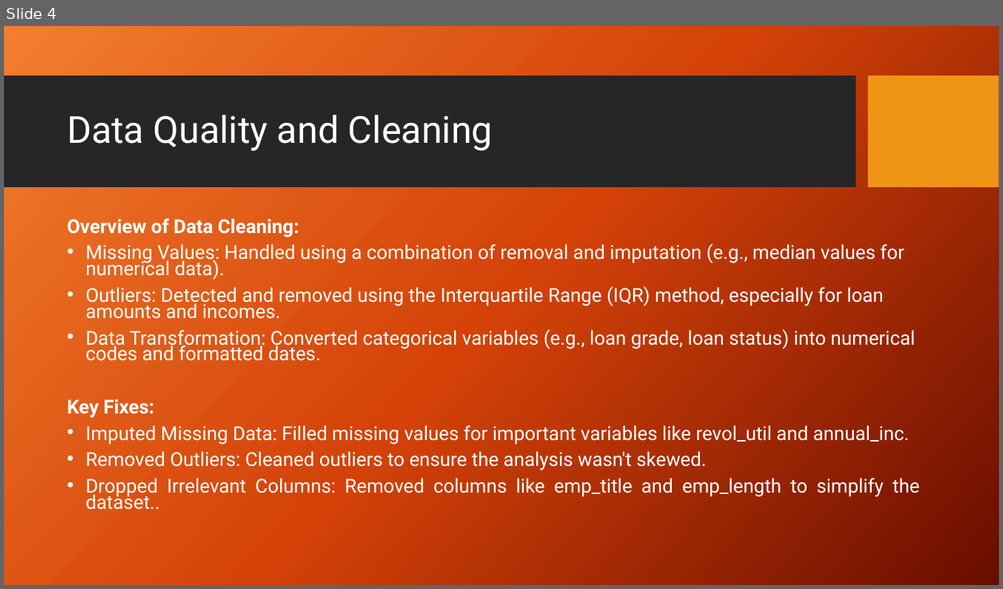
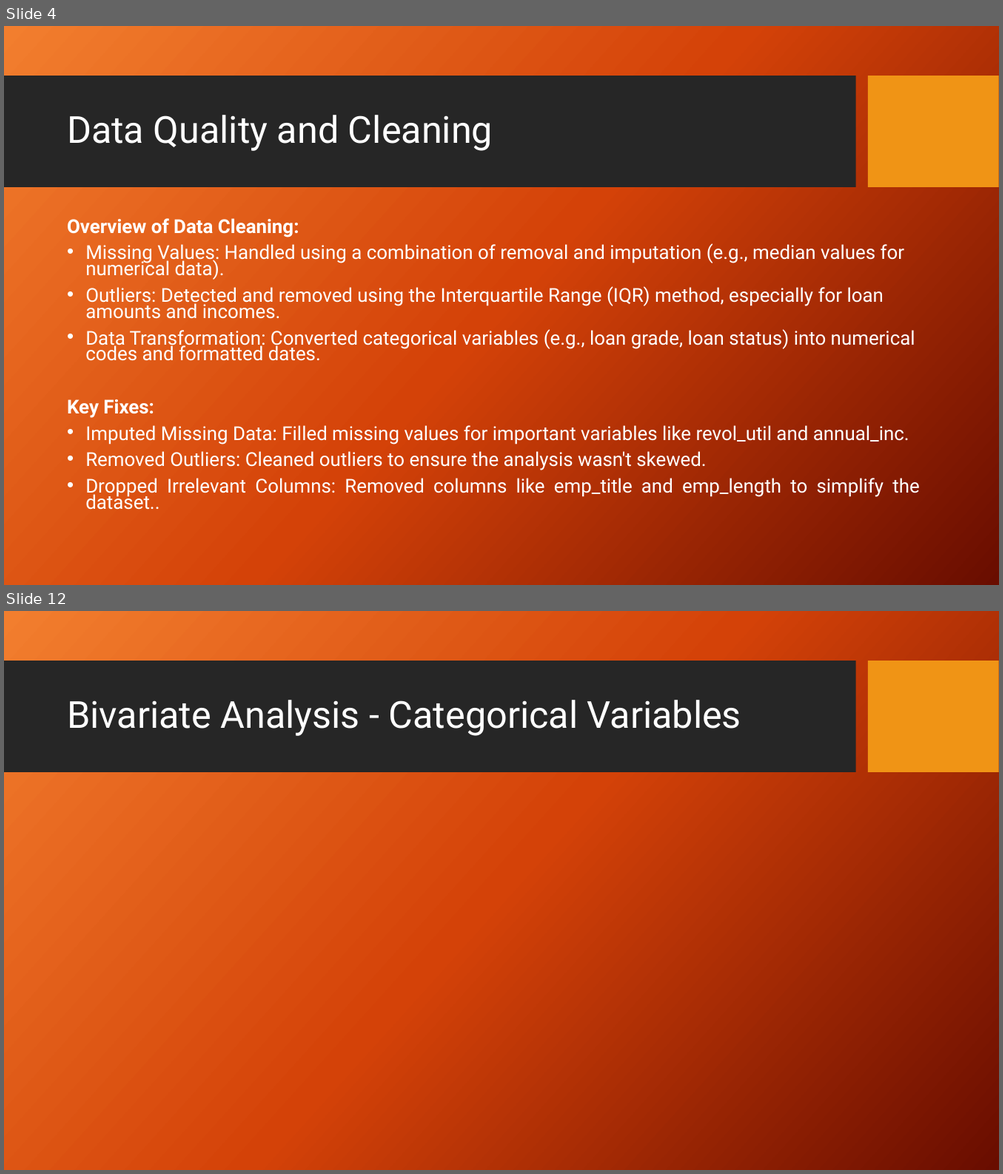
Before and after one commit to jafarijason/ds_001_lending_club_case_study, a slide deck: Presentation.pptx. Shown one above the other, each under a label of ours: slide 4 before the commit, slides 4 and 12 after it; the slides between them are not shown. The pictures are 1003x589 and 1003x1174 pixels, drawn with LibreOffice and Linux fonts; fonts in the diff are those of the drawing; background and template pictures are left out. Boxes give left, top, right and bottom in pixels: in the first picture for what was removed or moved away, otherwise in the second. Text is boxed around its words. In the diff, an @@ line names an element or a change of style, - is before the commit and + after.

```diff
--- a/Presentation.pptx
+++ b/Presentation.pptx
@@ slide 12 added at [4, 611, 999, 1170], background picture (left out); not listed: 2 template elements that a slide beside it also shows @@
@@ title added at [67, 700, 741, 736], 36 pt, text #FFFFFF @@
+Bivariate Analysis - Categorical Variables
```
Also in this commit, not shown: 1 slide changed, 9 other slides added, 1 slide removed.
